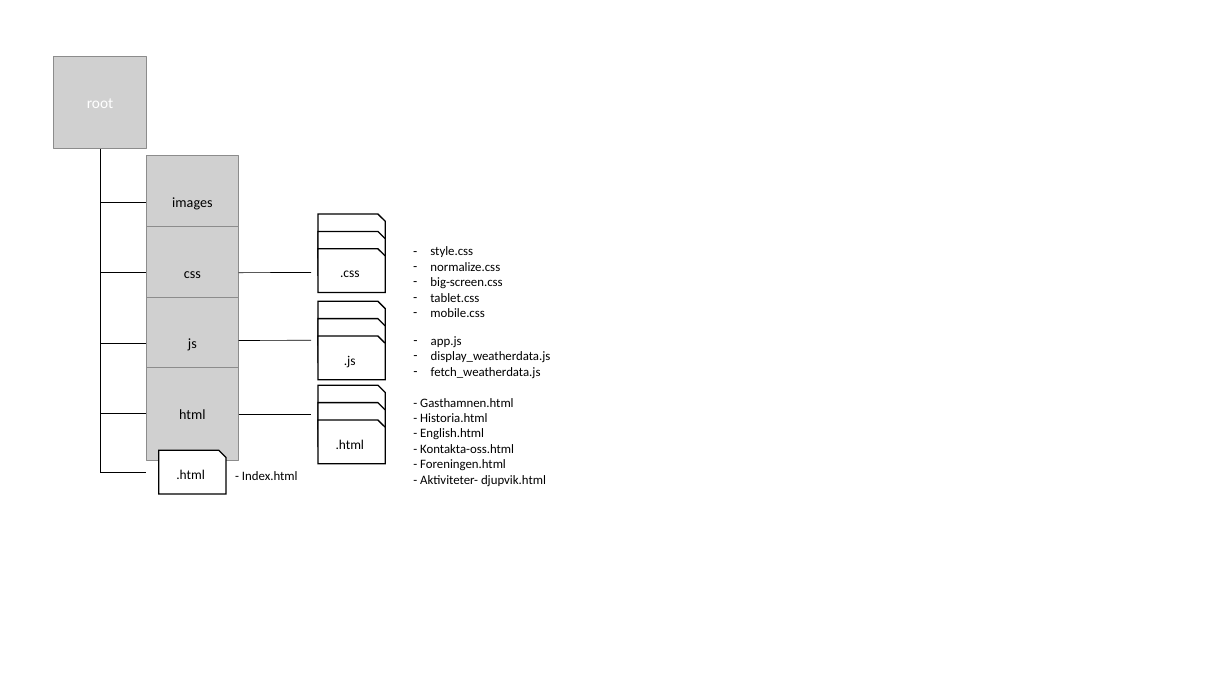
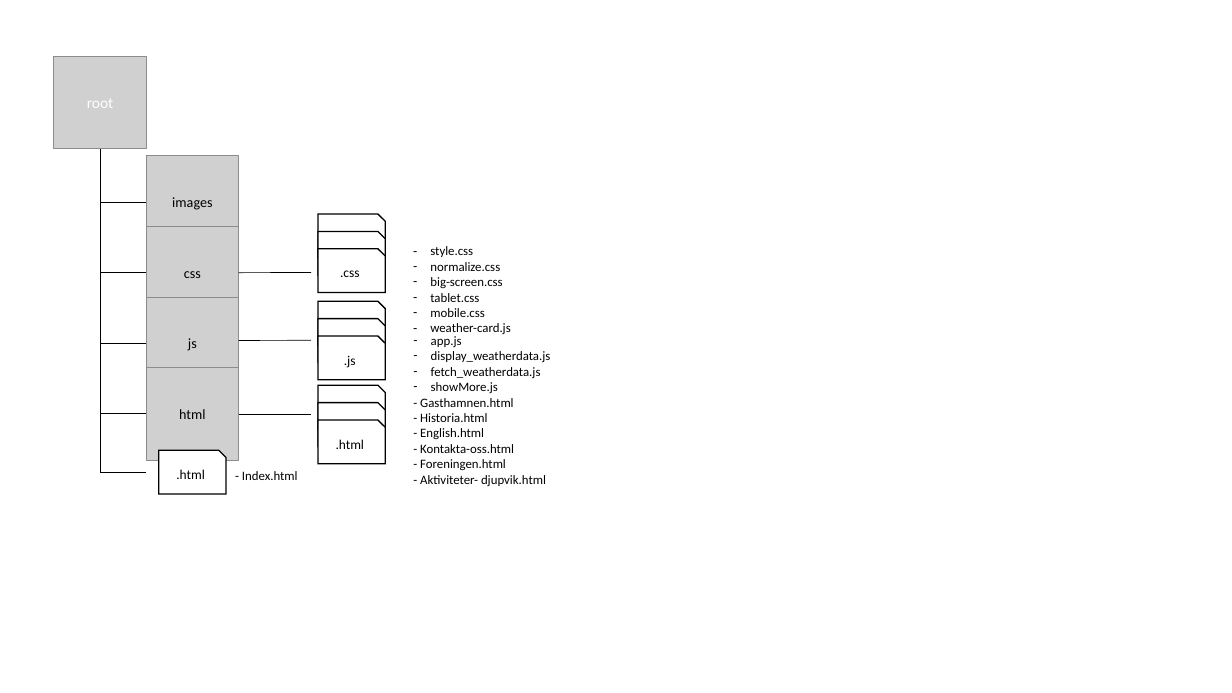
Before and after one commit to Johanil/Dynamiska-Webbapplikationer, a slide deck: slide 1 of Projektet/Designspecifikation/folderstrucutre.pptx. Drawn at 1232x693 pixels with LibreOffice and Linux fonts; fonts in the diff are those of the drawing; grey boxes stand for pictures. Boxes give left, top, right and bottom in pixels: in the first picture for what was removed or moved away, otherwise in the second. Text is boxed around its words. In the diff, an @@ line names an element or a change of style, - is before the commit and + after.

```diff
--- a/Projektet/Designspecifikation/folderstrucutre.pptx
+++ b/Projektet/Designspecifikation/folderstrucutre.pptx
@@ text at [430, 323, 510, 337]: paragraph added @@
+– weather-card.js
@@ text at [431, 382, 498, 393]: paragraph added @@
+– showMore.js
```
Also in this commit, not shown: 3 other files.
